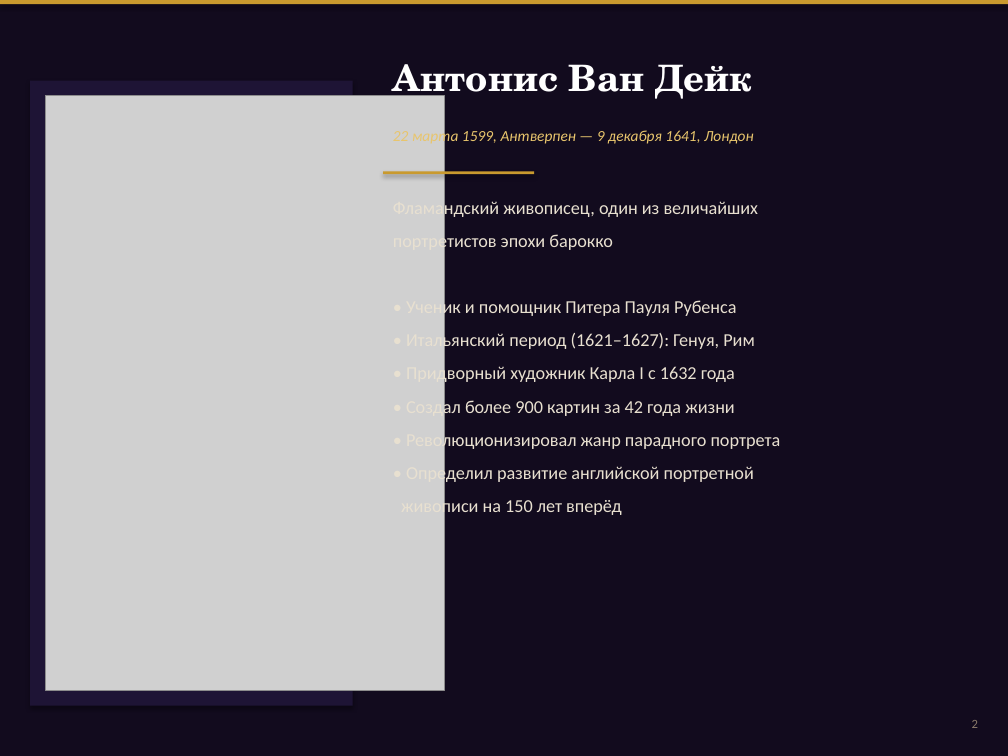
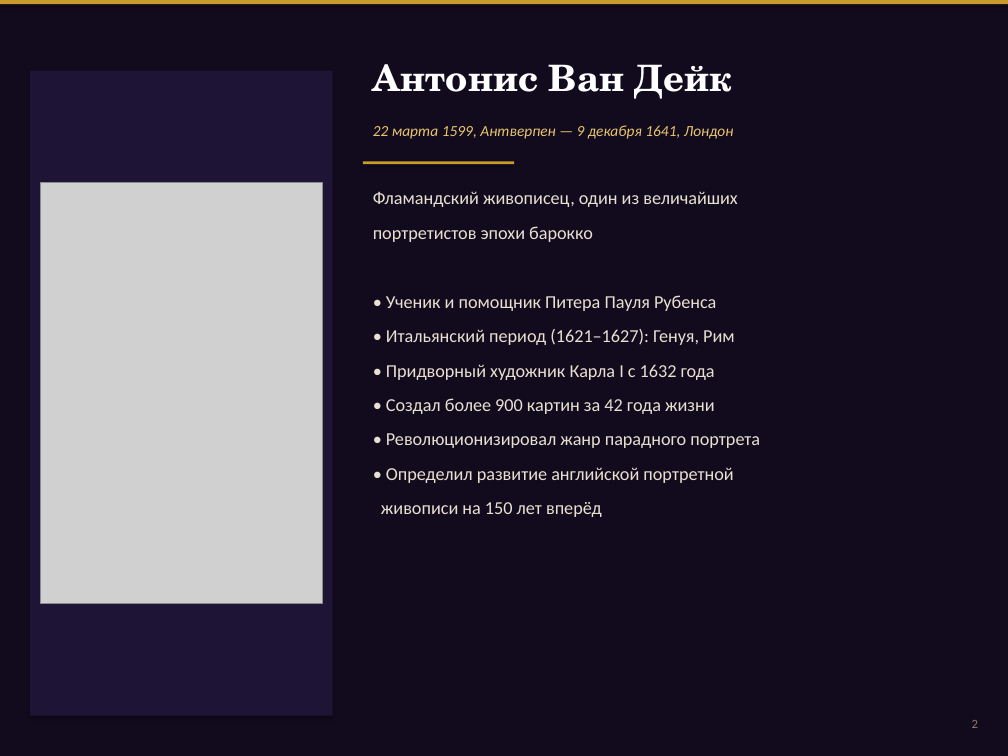
Before and after one commit to nanashi-git/git-demo, a slide deck: slide 2 of Van_Dyck_Presentation.pptx. Drawn at 1008x756 pixels with LibreOffice and Linux fonts; fonts in the diff are those of the drawing; grey boxes stand for pictures. Boxes give left, top, right and bottom in pixels: in the first picture for what was removed or moved away, otherwise in the second. Text is boxed around its words. In the diff, an @@ line names an element or a change of style, - is before the commit and + after.

Commit message:
fix: исправлено оформление и позиционирование
- Картины теперь вписываются с сохранением пропорций (add_image_fit)
- Исправлены выходы за рамки подложки
- Убран нерабочий XML-хак с прозрачностью на титульном слайде
- Автопортрет на титульном слайде корректно вписан справа
- Галерея на финальном слайде: 4 картины с правильными интервалами
- Текст не налезает на картины (зоны чётко разделены)

```diff
--- a/Van_Dyck_Presentation.pptx
+++ b/Van_Dyck_Presentation.pptx
@@ text "Антонис Ван Дейк" rewrapped from (x1=393, y1=64, x2=752, y2=104) to (x1=373, y1=64, x2=732, y2=99) @@
@@ rectangle resized from (x1=30, y1=81, x2=353, y2=706) to (x1=30, y1=71, x2=333, y2=716) @@
@@ text "22 марта 1599, Антверпен — ..." rewrapped from (x1=412, y1=128, x2=754, y2=146) to (x1=373, y1=125, x2=734, y2=139) @@
@@ rectangle moved from (x1=383, y1=171, x2=534, y2=174) to (x1=363, y1=161, x2=514, y2=164) @@
@@ picture resized from (x1=45, y1=96, x2=445, y2=690) to (x1=40, y1=182, x2=323, y2=603) @@
@@ text "Фламандский живописец, один из величайших" moved from (x1=393, y1=199, x2=781, y2=517) to (x1=373, y1=191, x2=760, y2=517) @@
@@ text "Фламандский живописец, один из величайших" at (x1=373, y1=191, x2=760, y2=517): more space between paragraphs @@
```
Also in this commit, not shown: 10 other slides changed, 1 other file.
